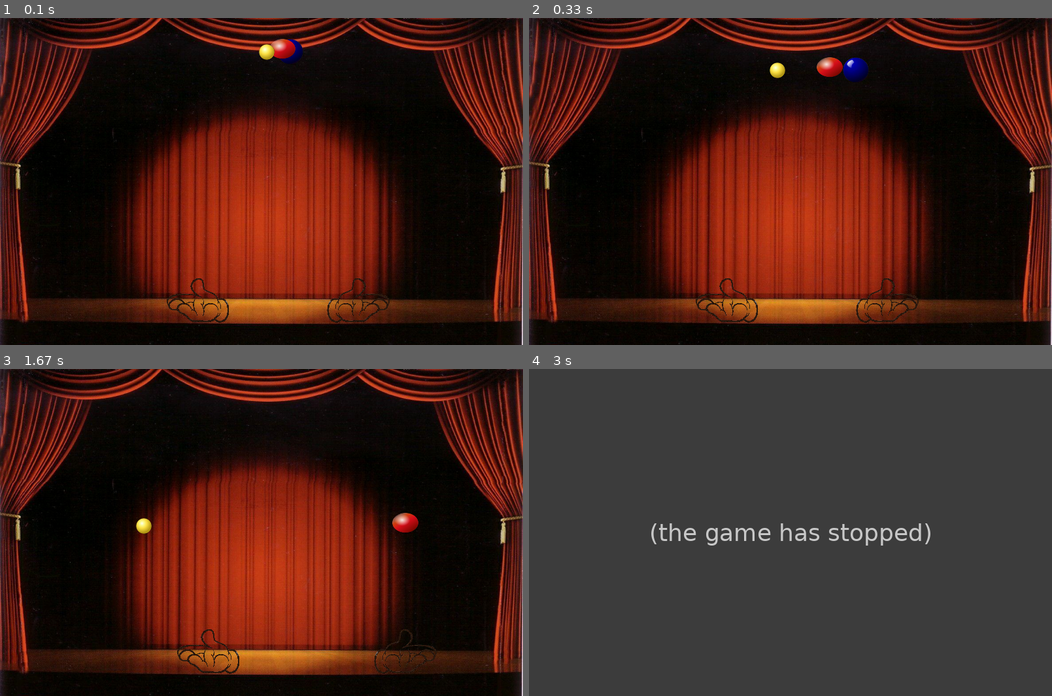
Above: before the commit, frames 1-4 (two rows, left to right).
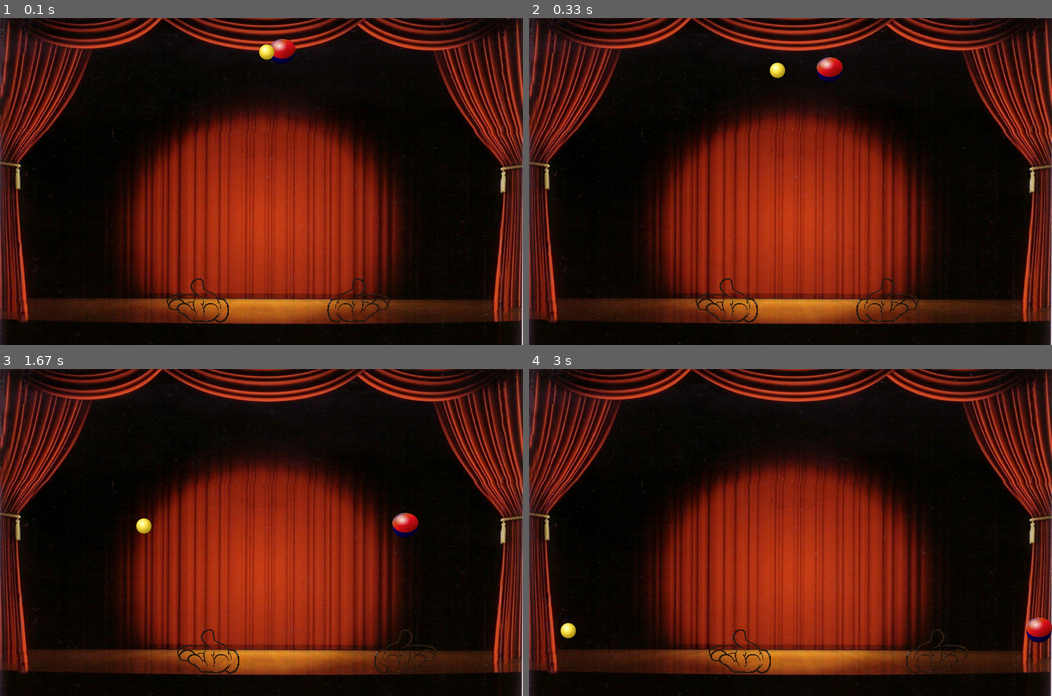
Above: after the commit, the same moments.

Repository: finziamit/PyGame
Game: pygame game, started from 2nd game/Juggle.py
Same seed, same stepped clock (60 frames per second), same inputs: the game is played once before the commit and once after it.
Inputs:
- Up to frame 1 (0.1 s): no input
- Up to frame 2 (0.33 s): no input
- Up to frame 3 (1.67 s): hold Right 0.33-0.8 s; hold Right 0.83-1.3 s; hold D 0.83-1.3 s; hold Left from 1.33 s (still down); hold A from 1.33 s (still down)
- Up to frame 4 (3 s): release Left at 1.87 s; release A at 1.87 s; hold Left 1.9-2.3 s; hold A 1.9-2.3 s; hold Right 2.33-2.97 s; hold D 2.33-2.97 s

The runs differ from the first frame. In frame 1, 0.2% of the frame differs, in the area x 51-58%, y 6-14%; in frame 2, 0.4%; in frame 3, less than 0.1%; in frame 4, 100%, in the area x 0-100%, y 0-100%.
Error before the commit: TypeError: 'bool' object is not callable (Juggle.py line 154); the game stopped at 2.83 s (later frames are placeholders)

Commit message:
Preventing impossible initial for the game

Diff:
--- a/2nd game/Juggle.py
+++ b/2nd game/Juggle.py
@@ -30,8 +30,8 @@
         self.__surface = image.load(path)
         self.__surface = transform.smoothscale(self.__surface.convert_alpha(), (40,40))
         self.__rect = self.__surface.get_rect(midleft=(400,40))
-        self._direction = choice([-1.5, -1, -0.5, 0.5, 1, 1.5])
-        self._first_touch = True
+        self.__direction = choice([-1, 1])
+        self.__first_touch = True
 
     @property
     def rect(self):
@@ -47,21 +47,21 @@
 
     @property
     def first_touch(self):
-        return self._first_touch
+        return self.__first_touch
 
     @direction.setter
-    def direction(self):
-        self._direction *= -1
+    def direction_set(self, direction):
+        self._direction = direction
 
     @first_touch.setter
-    def first_touch(self, val):
+    def first_touch_set(self, val):
         self._first_touch = val
 
     def move_ball(self):
-        if self._first_touch:
+        if self.__first_touch:
             self.__rect.y += 1
             if self.__rect.x >= 800 or self.__rect.x <= 0: self._direction *= -1
-            self.__rect.x += self._direction
+            self.__rect.x += self.__direction
         else:
             ball_speed = choice(range(1, 7)) # power of the ball
             ball_gravity = -10 * ball_speed
@@ -70,7 +70,7 @@
                 self.__rect.y += ball_gravity
 
                 if self.__rect.x >= 800 or self.__rect.x <= 0: self._direction *= -1
-                self.__rect.x += self._direction
+                self.__rect.x += self.__direction
 
 
 def game_play():
@@ -151,8 +151,8 @@
         # check if the hand touched the ball
         for ball in balls:
             if left_hand.rect.colliderect(ball.rect) or right_hand.rect.colliderect(ball.rect):
-                ball.first_touch(False)
-                ball.direction = choice[-1, 1]
+                ball.first_touch_set(False)
+                ball.direction_set(choice([-1.5, -1.25, -1, -0.75, -0.5, -0.25, 0.25, 0.5, 0.75, 1, 1.25, 1.5]))
 
         screen.blit(background_surface, (0, 0))
         screen.blit(right_hand.surface, right_hand.rect)
